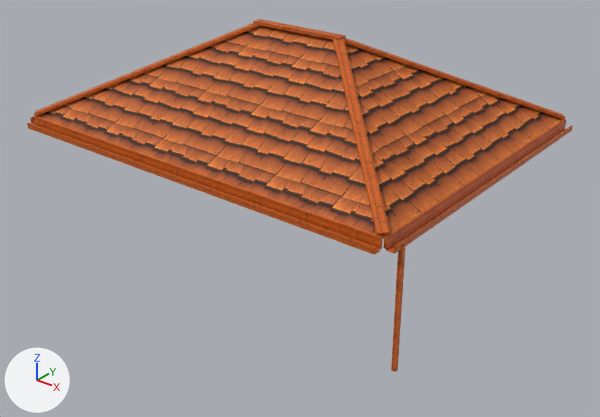
The FBX model Assets/Art/PANDANIN/ev parçaları 3/Roof_Hip_8x6.fbx: old version first, new version second.
Both versions are drawn from a 50 mm lens placed at (10.44, -12.99, 8.44), pointed at (0.43, -0.47, 0.68). Lighting does not change. The marker at lower left points along +X, +Y and +Z. The first picture is the older version. Where no turn or scale is listed for an object, it has been applied to the vertices. Vertices at exactly the same position are counted once.

The older version as bpy lines, for what is in view:
```python
me_roof_hip_8x6 = bpy.data.meshes.new('Roof_Hip_8x6')
me_roof_hip_8x6.from_pydata(...)  # 355 vertices, 247 faces; spans x -4.66..4.66, y -3.63..3.63, z 0.0..4.41
# faces by material slot: [234, 13]
me_roof_hip_8x6.materials.append(mat_ev_ahsap)  # picture img_ev_ahsap_tekrar_png
me_roof_hip_8x6.materials.append(mat_ev_sindil)  # picture img_ev_sindil_tekrar_png
ob_roof_hip_8x6 = bpy.data.objects.new('Roof_Hip_8x6', me_roof_hip_8x6)
ob_roof_hip_8x6.location = (0.0, 0.0, 0.0)
```
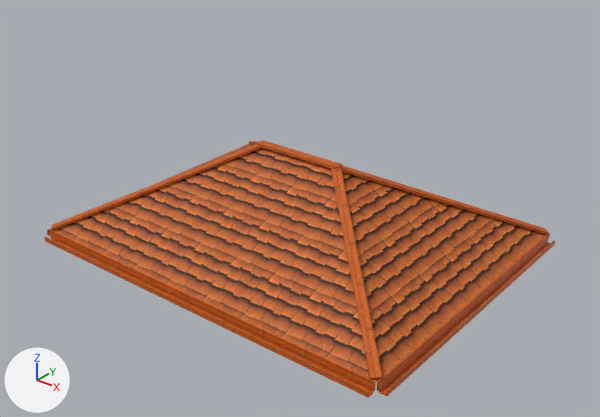
Pixel boxes (x1, y1, x2, y2) of what changed, in the pictures (600 x 417 px; the box of a moved part takes in the faces that stretch with it):
'Roof_Hip_8x6', reshaped (7% narrower, 27% shorter): before (27, 19, 573, 372); after (45, 140, 555, 398)
part 1 of me_roof_hip_8x6, moved or reshaped: before (38, 25, 562, 239); after (54, 144, 545, 382)
part 2 of me_roof_hip_8x6, moved or reshaped: before (33, 116, 383, 249); after (50, 230, 376, 391)
part 3 of me_roof_hip_8x6, moved or reshaped: before (31, 129, 380, 255); after (51, 238, 374, 398)
part 4 of me_roof_hip_8x6, moved or reshaped: before (27, 123, 375, 254); after (45, 237, 369, 397)
part 5 of me_roof_hip_8x6, moved or reshaped: before (34, 121, 381, 249); after (50, 234, 374, 392)
part 6 of me_roof_hip_8x6, moved or reshaped: before (384, 119, 566, 249); after (377, 234, 549, 391)
part 7 of me_roof_hip_8x6, moved or reshaped: before (386, 129, 565, 254); after (379, 242, 550, 396)
part 8 of me_roof_hip_8x6, moved or reshaped: before (394, 125, 573, 253); after (386, 240, 555, 396)
part 9 of me_roof_hip_8x6, moved or reshaped: before (386, 124, 565, 249); after (378, 239, 548, 391)
part 10 of me_roof_hip_8x6, moved or reshaped: before (341, 38, 565, 119); after (338, 165, 549, 235)
part 11 of me_roof_hip_8x6, moved or reshaped: before (333, 37, 390, 235); after (331, 166, 382, 380)
part 12 of me_roof_hip_8x6, moved or reshaped (not visible before): after (153, 144, 248, 185)
part 13 of me_roof_hip_8x6, moved or reshaped: before (34, 23, 261, 116); after (51, 144, 263, 231)
part 14 of me_roof_hip_8x6, moved or reshaped: before (253, 19, 346, 41); after (256, 140, 342, 170)
part 15 of me_roof_hip_8x6, deleted (brown): before (391, 245, 406, 372)

What the commit changed:
me_roof_hip_8x6 is used by ob_roof_hip_8x6; location (0.0, 0.0, 0.0).
me_roof_hip_8x6 had 355 vertices, 247 faces and spanned x -4.66..4.66, y -3.63..3.63, z 0.0..4.41.
me_roof_hip_8x6 now has 339 vertices, 235 faces and spans x -4.63..4.63, y -3.63..3.63, z -0.42..1.7.
me_roof_hip_8x6 part 1: the loose piece of 171 vertices spanning x -4.42..4.4, y -3.4..3.42, z 2.47..4.34 is moved by (0.0, 0.0, -2.71).
me_roof_hip_8x6 part 2: the loose piece of 8 vertices spanning x -4.4..4.4, y -3.46..-3.41, z 2.32..2.52 is moved by (0.0, 0.0, -2.71).
me_roof_hip_8x6 part 3: the loose piece of 8 vertices spanning x -4.4..4.4, y -3.62..-3.46, z 2.29..2.31 is moved by (0.0, 0.0, -2.71).
me_roof_hip_8x6 part 4: the loose piece of 8 vertices spanning x -4.4..4.4, y -3.63..-3.61, z 2.3..2.42 is moved by (0.0, 0.0, -2.71).
me_roof_hip_8x6 part 5: the loose piece of 8 vertices spanning x -4.4..4.4, y -3.47..-3.45, z 2.32..2.42 is moved by (0.0, 0.0, -2.71).
me_roof_hip_8x6 part 6: the loose piece of 8 vertices spanning x 4.41..4.47, y -3.4..3.4, z 2.32..2.52 is moved by (0.0, 0.0, -2.71).
me_roof_hip_8x6 part 7: the loose piece of 8 vertices spanning x 4.46..4.62, y -3.4..3.4, z 2.29..2.31 is moved by (0.0, 0.0, -2.71).
me_roof_hip_8x6 part 8: the loose piece of 8 vertices spanning x 4.61..4.63, y -3.4..3.4, z 2.3..2.42 is moved by (0.0, 0.0, -2.71).
me_roof_hip_8x6 part 9: the loose piece of 8 vertices spanning x 4.45..4.47, y -3.4..3.4, z 2.32..2.42 is moved by (0.0, 0.0, -2.71).
me_roof_hip_8x6 part 10: the loose piece of 8 vertices spanning x 0.92..4.48, y -0.08..3.48, z 2.53..4.4 is moved by (0.0, 0.0, -2.71).
me_roof_hip_8x6 part 11: the loose piece of 8 vertices spanning x 0.92..4.48, y -3.48..0.08, z 2.53..4.4 is moved by (0.0, 0.0, -2.71).
me_roof_hip_8x6 part 12: the loose piece of 8 vertices spanning x -4.47..-4.41, y -3.4..3.4, z 2.32..2.52 is moved by (0.0, 0.0, -2.71).
me_roof_hip_8x6 part 13: the loose piece of 8 vertices spanning x -4.48..-0.92, y -3.48..0.08, z 2.53..4.4 is moved by (0.0, 0.0, -2.71).
me_roof_hip_8x6 part 14: the loose piece of 8 vertices spanning x -1.1..1.1, y -0.11..0.11, z 4.35..4.41 is moved by (0.0, 0.0, -2.71).
me_roof_hip_8x6 part 15: the loose piece of 8 vertices spanning x 4.58..4.66, y -3.24..-3.16, z 0.0..2.35 is deleted.
Other edits to the shape of me_roof_hip_8x6 do not show in these pictures.
